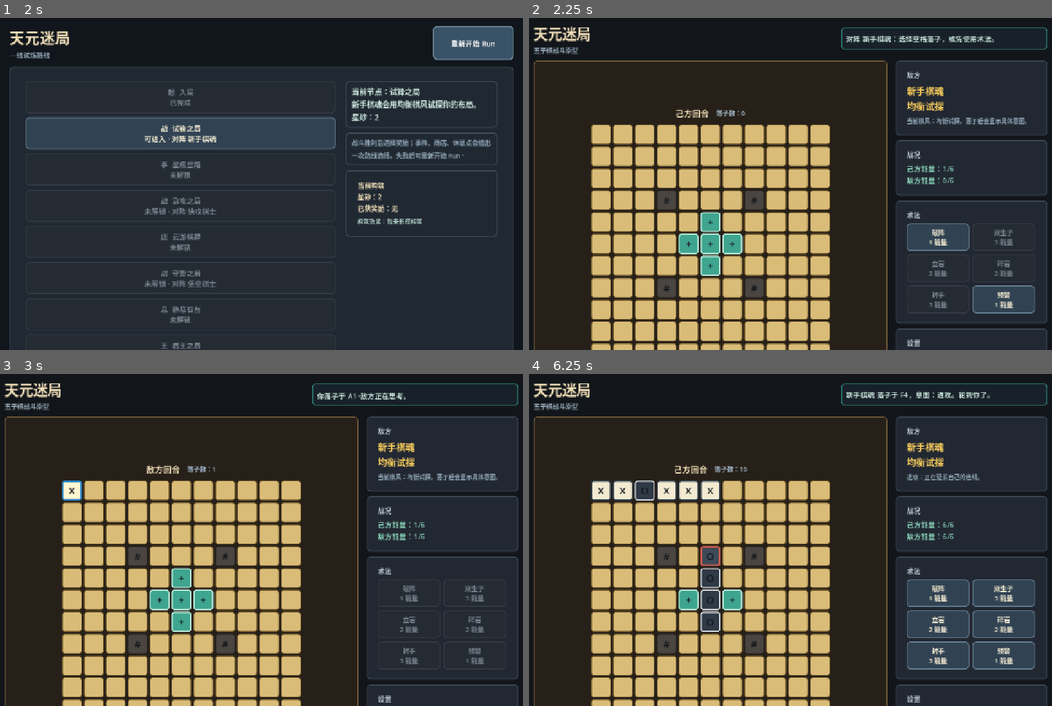
Above: before the commit, frames 1-4 (two rows, left to right).
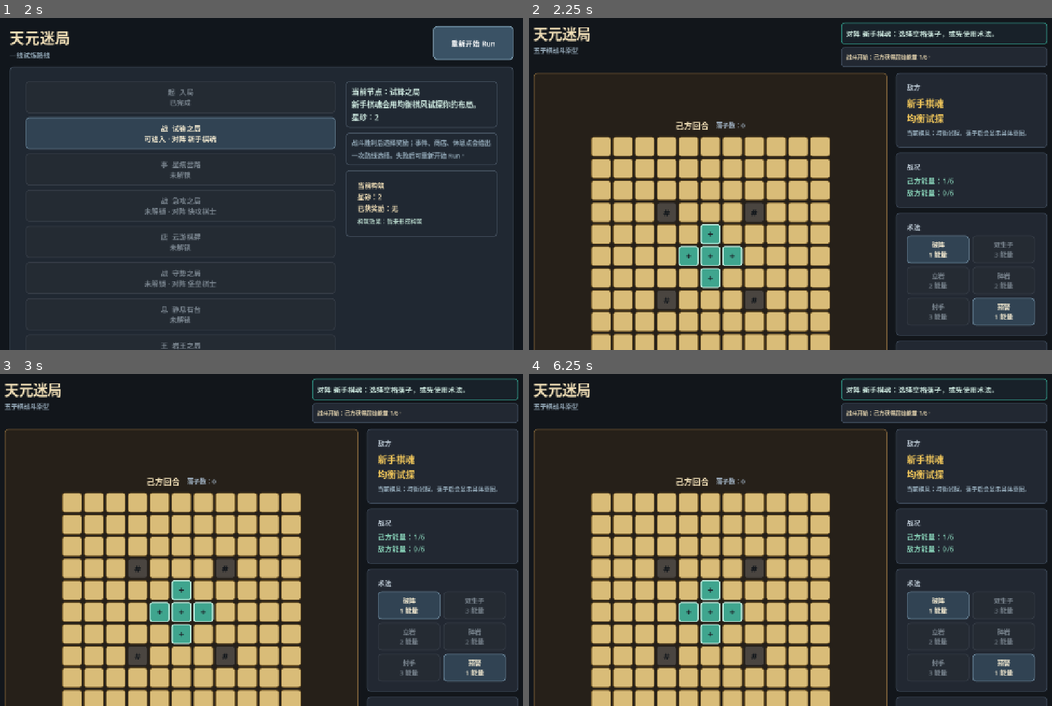
Above: after the commit, the same moments.

Repository: eason522/game
Game: Godot game, scene res://scenes/roguelike/RunMapScene.tscn
The game is run twice, just before and just after one commit, with the same random seed, the same clock (stepped at 60 frames per second) and the same inputs.
Inputs (mouse positions are in pixels of both pictures, inside the frame that each line leads up to):
- Up to frame 1 (2 s): click "重新开始 Run" at 0.5 s; click "重新开始 Run" at 1.25 s
- Up to frame 2 (2.25 s): click "战 试锋之局 可进入 · 对阵 新手棋魂" at 2 s
- Up to frame 3 (3 s): click (73, 490) at 2.77 s
- Up to frame 4 (6.25 s): click (623, 490) at 3.52 s; click (664, 490) at 4.27 s; click (691, 490) at 5.02 s; click (712, 490) at 5.77 s

Frame 1 is identical in both runs. In frame 2, 21% of the frame differs, in the area x 0-100%, y 1-99%; in frame 3, 21%; in frame 4, 24%.

Commit message:
Polish battle feedback

Diff:
--- a/scripts/game/BattleScene.gd
+++ b/scripts/game/BattleScene.gd
@@ -18,6 +18,7 @@
 var skill_executor := SkillExecutorScript.new()
 
 var status_label: Label
+var feedback_label: Label
 var turn_label: Label
 var move_count_label: Label
 var energy_label: Label
@@ -62,11 +63,19 @@
 var warning_target := Vector2i(-1, -1)
 var break_array_active := false
 var twin_piece_active := false
+var feedback_log: Array = []
+var feedback_flashes: Dictionary = {}
+var feedback_flash_token := 0
 
 var empty_style: StyleBoxFlat
 var spirit_style: StyleBoxFlat
 var rock_style: StyleBoxFlat
 var skill_target_style: StyleBoxFlat
+var feedback_player_style: StyleBoxFlat
+var feedback_enemy_style: StyleBoxFlat
+var feedback_skill_style: StyleBoxFlat
+var feedback_rock_style: StyleBoxFlat
+var feedback_energy_style: StyleBoxFlat
 var warning_style: StyleBoxFlat
 var sealed_style: StyleBoxFlat
 var player_style: StyleBoxFlat
@@ -126,6 +135,11 @@
 	spirit_style = _make_cell_style(Color("#3fa58e"), Color("#bdebdc"), 3)
 	rock_style = _make_cell_style(Color("#4a4540"), Color("#27231f"))
 	skill_target_style = _make_cell_style(Color("#7e5ec5"), Color("#f0e7ff"), 4)
+	feedback_player_style = _make_cell_style(Color("#f8e8a7"), Color("#4fa6d8"), 5)
+	feedback_enemy_style = _make_cell_style(Color("#4c5d6f"), Color("#e27965"), 5)
+	feedback_skill_style = _make_cell_style(Color("#8066cf"), Color("#fff3ba"), 5)
+	feedback_rock_style = _make_cell_style(Color("#665347"), Color("#f2b35e"), 5)
+	feedback_energy_style = _make_cell_style(Color("#4eb39d"), Color("#d7fff1"), 5)
 	warning_style = _make_cell_style(Color("#c25345"), Color("#fff0bf"), 4)
 	sealed_style = _make_cell_style(Color("#5e6572"), Color("#f0c65a"), 4)
 	player_style = _make_cell_style(Color("#f3ead1"), Color("#2f4050"), 3)
@@ -208,6 +222,11 @@
 	subtitle.add_theme_color_override("font_color", Color("#8da0af"))
 	title_box.add_child(subtitle)
 
+	var status_box := VBoxContainer.new()
+	status_box.custom_minimum_size = Vector2(490, 76)
+	status_box.add_theme_constant_override("separation", 6)
+	header.add_child(status_box)
+
 	status_label = Label.new()
 	status_label.custom_minimum_size = Vector2(490, 52)
 	status_label.horizontal_alignment = HORIZONTAL_ALIGNMENT_LEFT
@@ -216,7 +235,15 @@
 	status_label.add_theme_font_size_override("font_size", 17)
 	status_label.add_theme_color_override("font_color", Color("#cde8df"))
 	status_label.add_theme_stylebox_override("normal", status_panel_style)
-	header.add_child(status_label)
+	status_box.add_child(status_label)
+
+	feedback_label = Label.new()
+	feedback_label.custom_minimum_size = Vector2(490, 48)
+	feedback_label.autowrap_mode = TextServer.AUTOWRAP_WORD_SMART
+	feedback_label.add_theme_font_size_override("font_size", 13)
+	feedback_label.add_theme_color_override("font_color", Color("#f1dfb7"))
+	feedback_label.add_theme_stylebox_override("normal", panel_style)
+	status_box.add_child(feedback_label)
 
 	var content := HBoxContainer.new()
 	content.size_flags_vertical = Control.SIZE_EXPAND_FILL
@@ -434,8 +461,10 @@
 	warning_target = Vector2i(-1, -1)
 	break_array_active = false
 	twin_piece_active = false
+	_clear_feedback()
 	_begin_turn(BoardState.PLAYER)
 	_set_status("对阵 %s：选择空格落子，或先使用术法。" % enemy_ai.get_profile_name())
+	_show_feedback("战斗开始：己方获得起始能量 %d/%d。" % [player_energy, energy_max], [], "")
 	_refresh_board()
 
 
@@ -500,6 +529,7 @@
 	_record_move(pos, BoardState.PLAYER)
 	_apply_terrain_reward(pos, BoardState.PLAYER)
 	var skill_notes := _resolve_player_piece_skills(pos)
+	_show_feedback("己方落子 %s。" % _format_board_pos(pos), [pos], "player")
 	_finish_turn(BoardState.PLAYER)
 
 	if game_over:
@@ -529,6 +559,7 @@
 	board.place_piece(move, BoardState.ENEMY)
 	_record_move(move, BoardState.ENEMY)
 	_apply_terrain_reward(move, BoardState.ENEMY)
+	_show_feedback("%s 落子 %s。" % [enemy_ai.get_profile_name(), _format_board_pos(move)], [move], "enemy")
 	_finish_turn(BoardState.ENEMY)
 
 	if not game_over:
@@ -571,6 +602,7 @@
 
 	board.set_terrain(rock_target, BoardState.TERRAIN_ROCK)
 	enemy_intent_hint = "岩阵压制：在 %s 生成岩石，压缩你的连线空间。" % _format_board_pos(rock_target)
+	_show_feedback("岩王造岩：%s 被岩石封住。" % _format_board_pos(rock_target), [rock_target], "rock")
 	return "岩王在 %s 生成岩石。" % _format_board_pos(rock_target)
 
 
@@ -595,6 +627,8 @@
 		return
 
 	_gain_energy(owner, 1)
+	var owner_text := "己方" if owner == BoardState.PLAYER else "敌方"
+	_show_feedback("%s触发灵脉：%s 回复 1 点能量。" % [owner_text, _format_board_pos(pos)], [pos], "energy")
 
 
 func _gain_energy(owner: int, amount: int) -> void:
@@ -693,6 +727,16 @@
 		return
 
 	_spend_player_energy(cost)
+	var feedback_kind := "skill"
+	var feedback_text := "%s 生效：%s。" % [skill_name, _format_board_pos(pos)]
+
+	if selected_skill_id == SkillExecutorScript.SKILL_ROCK_CREATE:
+		feedback_kind = "rock"
+		feedback_text = "%s 生效：%s 生成岩石。" % [skill_name, _format_board_pos(pos)]
+	elif selected_skill_id == SkillExecutorScript.SKILL_ROCK_BREAK:
+		feedback_kind = "rock"
+		feedback_text = "%s 生效：%s 的岩石被移除。" % [skill_name, _format_board_pos(pos)]
+
 	var refund := _consume_skill_refund(selected_skill_id)
 	var refund_note := ""
 
@@ -703,6 +747,7 @@
 	selected_skill_id = ""
 	warning_target = Vector2i(-1, -1)
 	_set_status("%s 已作用于 %s。%s请落子结束本回合。" % [skill_name, _format_board_pos(pos), refund_note])
+	_show_feedback("%s%s" % [feedback_text, refund_note], [pos], feedback_kind)
 	_refresh_board()
 
 
@@ -716,6 +761,7 @@
 		selected_skill_id = ""
 		warning_target = Vector2i(-1, -1)
 		_set_status("%s 已准备：下一手若形成三连或以上，回复 1 点能量。" % skill_name)
+		_show_feedback("%s 已准备：等待下一手触发。" % skill_name, [], "skill")
 		_refresh_board()
 		return
 
@@ -725,6 +771,7 @@
 		selected_skill_id = ""
 		warning_target = Vector2i(-1, -1)
 		_set_status("%s 已准备：下一手旁边会生成一颗持续 2 回合的临时棋。" % skill_name)
+		_show_feedback("%s 已准备：下一手会寻找相邻空格。" % skill_name, [], "skill")
 		_refresh_board()
 		return
 
@@ -736,8 +783,10 @@
 
 	if predicted_move == Vector2i(-1, -1):
 		_set_status("%s 未发现敌方合法落点。" % skill_name)
+		_show_feedback("%s 未发现敌方合法落点。" % skill_name, [], "skill")
 	else:
 		_set_status("%s 预判危险点在 %s。" % [skill_name, _format_board_pos(predicted_move)])
+		_show_feedback("%s 标记危险点：%s。" % [skill_name, _format_board_pos(predicted_move)], [predicted_move], "skill")
 
 	_refresh_board()
 
@@ -752,6 +801,7 @@
 		if line.size() >= 3:
 			_gain_energy(BoardState.PLAYER, 1)
 			notes.append("破阵回复 1 点能量。")
+			_show_feedback("破阵触发：形成 %d 连，回复 1 点能量。" % line.size(), line, "energy")
 		else:
 			notes.append("破阵未触发三连。")
 
@@ -763,6 +813,7 @@
 			notes.append("双生子没有找到相邻空格。")
 		elif board.place_piece(twin_target, BoardState.PLAYER, 2):
 			notes.append("双生子在 %s 生成临时棋。" % _format_board_pos(twin_target))
+			_show_feedback("双生子触发：%s 生成临时棋。" % _format_board_pos(twin_target), [twin_target], "skill")
 
 	return notes
 
@@ -833,6 +884,64 @@
 func _set_status(text: String) -> void:
 	if status_label != null:
 		status_label.text = text
+
+
+func _clear_feedback() -> void:
+	feedback_log.clear()
+	feedback_flashes.clear()
+	feedback_flash_token += 1
+
+	if feedback_label != null:
+		feedback_label.text = "最近动作会显示在这里。"
+
+
+func _show_feedback(text: String, target_cells: Array = [], kind: String = "skill") -> void:
+	if not text.is_empty():
+		feedback_log.push_front(text)
+
+		while feedback_log.size() > 3:
+			feedback_log.pop_back()
+
+		if feedback_label != null:
+			feedback_label.text = "\n".join(feedback_log)
+
+	if not target_cells.is_empty() and not kind.is_empty():
+		_flash_cells(target_cells, kind)
+
+
+func _flash_cells(target_cells: Array, kind: String) -> void:
+	feedback_flash_token += 1
+	var token := feedback_flash_token
+
+	for cell in target_cells:
+		if cell is Vector2i and board.is_inside(cell):
+			feedback_flashes[cell] = kind
+
+	_refresh_board()
+
+	await get_tree().create_timer(0.55).timeout
+
+	if token != feedback_flash_token:
+		return
+
+	feedback_flashes.clear()
+	_refresh_board()
+
+
+func _get_feedback_style(kind: String, fallback: StyleBoxFlat) -> StyleBoxFlat:
+	match kind:
+		"player":
+			return feedback_player_style
+		"enemy":
+			return feedback_enemy_style
+		"rock":
+			return feedback_rock_style
+		"energy":
+			return feedback_energy_style
+		"skill":
+			return feedback_skill_style
+		_:
+			return fallback
 
 
 func _record_move(pos: Vector2i, owner: int) -> void:
@@ -902,6 +1011,9 @@
 				button.text = "!"
 				style = warning_style
 
+			if feedback_flashes.has(pos) and not winning_line.has(pos):
+				style = _get_feedback_style(feedback_flashes[pos], style)
+
 			button.disabled = _is_cell_disabled(pos)
 			button.add_theme_stylebox_override("normal", style)
 			button.add_theme_stylebox_override("hover", style)
--- /dev/null
+++ b/tests/battle_feedback_smoke.gd
@@ -0,0 +1,45 @@
+extends SceneTree
+
+const BattleScene := preload("res://scenes/game/BattleScene.tscn")
+
+var failures: Array = []
+
+
+func _init() -> void:
+	call_deferred("_run")
+
+
+func _run() -> void:
+	var scene := BattleScene.instantiate()
+	root.add_child(scene)
+
+	await process_frame
+
+	if scene.feedback_label == null:
+		failures.append("battle feedback: expected feedback label to exist")
+	else:
+		var initial_text: String = scene.feedback_label.text
+
+		if not initial_text.contains("战斗开始"):
+			failures.append("battle feedback: expected initial feedback text")
+
+	scene._show_feedback("测试反馈：术法作用于 A1。", [Vector2i(0, 0)], "skill")
+	await process_frame
+
+	if scene.feedback_label == null or not scene.feedback_label.text.contains("测试反馈"):
+		failures.append("battle feedback: expected feedback log to update")
+
+	if not scene.feedback_flashes.has(Vector2i(0, 0)):
+		failures.append("battle feedback: expected target cell to be flashed")
+
+	scene.queue_free()
+
+	if failures.is_empty():
+		print("Battle feedback smoke tests passed.")
+		quit(0)
+		return
+
+	for failure in failures:
+		push_error(failure)
+
+	quit(1)
